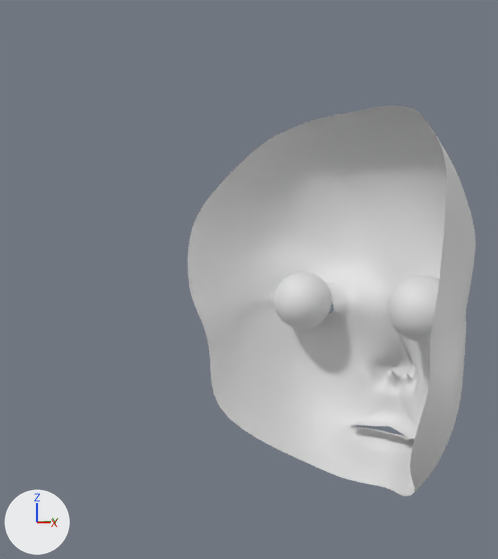
What one commit did to the Blender file character.blend.
Rendered twice from a 50 mm camera at (0.591, -0.526, 4.62) aimed at (-0.02, 0.055, 4.587). Every picture has the same lights, and +X, +Y and +Z are marked at lower left.

Objects in the first picture: 'eye ball', 'face'.
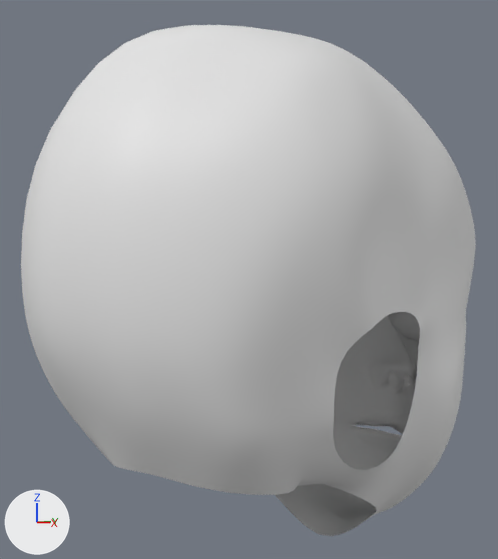
Pixel boxes [x1, y1, x2, y2] of what changed, in the pictures (498 x 559 px):
'face', reshaped (58% wider, 31% taller)
    before: [188, 106, 476, 496]
    after: [21, 25, 476, 536]
'eye ball', unchanged, covered by the edit
    before: [274, 272, 439, 341]
    after: [388, 312, 420, 341]

Edits to the bpy script that builds the scene:
```text
Change me_plane:
    used by ob_face; location = (0.0, 0.0, 4.44); rotation_euler = (1.571, 0.0, 0.0), in degrees (90, 0, 0)
    remove me_plane.from_pydata(...)  # 200 vertices, 169 faces; spans x 0.0..0.215, y -0.167..0.373, z -0.387..-0.108
    add me_plane.from_pydata(...)  # 283 vertices, 243 faces; spans x 0.0..0.229, y -0.221..0.434, z -0.387..0.24
    me_plane part 1
    13 vertices move from x 0.0..0.207, y -0.167..0.316, z -0.325..-0.108 to x 0.0..0.211, y -0.171..0.32, z -0.329..-0.107
    83 vertices are added at x 0.0..0.229, y -0.221..0.434, z -0.298..0.24
    74 new faces join them
```
